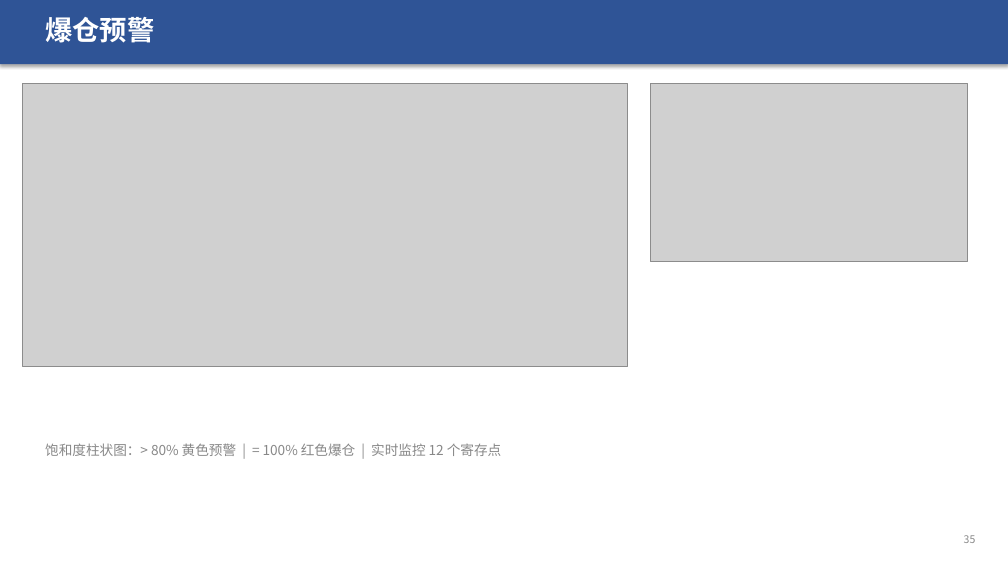
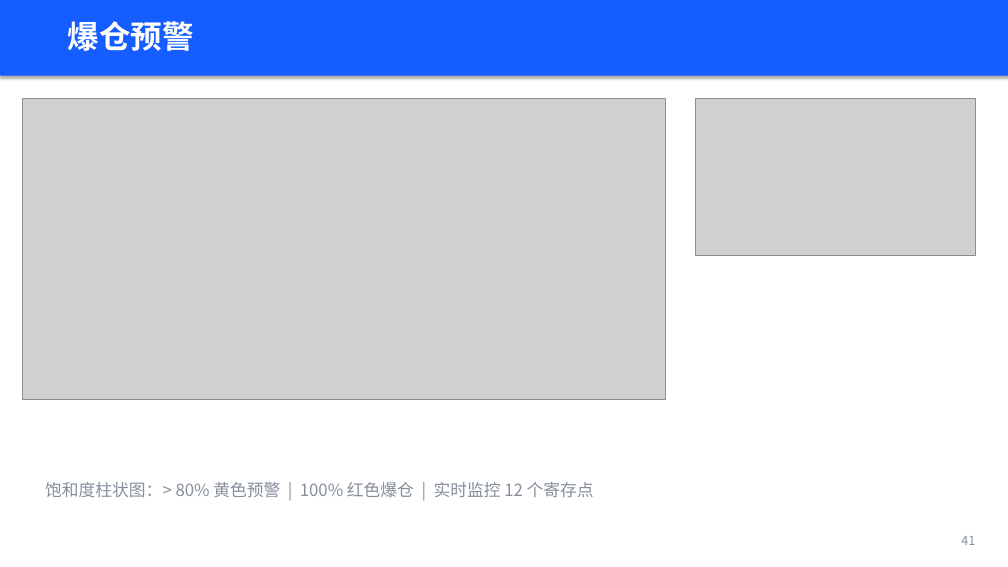
Before and after one commit to sou1maker/database, a slide deck: slide 41 of 校园外卖两段式配送系统_答辩汇报.pptx (slide 35 before the commit). Drawn at 1008x567 pixels with LibreOffice and Linux fonts; fonts in the diff are those of the drawing; grey boxes stand for pictures. Boxes give left, top, right and bottom in pixels: in the first picture for what was removed or moved away, otherwise in the second. Text is boxed around its words. In the diff, an @@ line names an element or a change of style, - is before the commit and + after.

```diff
--- a/校园外卖两段式配送系统_答辩汇报.pptx
+++ b/校园外卖两段式配送系统_答辩汇报.pptx
@@ rectangle resized from (x1=0, y1=0, x2=1008, y2=64) to (x1=0, y1=0, x2=1008, y2=76) @@
@@ rectangle at (x1=0, y1=0, x2=1008, y2=76): fill #2F5496 to #165DFF @@
@@ text "爆仓预警" moved from (x1=45, y1=17, x2=154, y2=43) to (x1=68, y1=21, x2=194, y2=51) @@
@@ text "爆仓预警" at (x1=68, y1=21, x2=194, y2=51): size 26 to 30 pt @@
@@ picture resized from (x1=23, y1=83, x2=628, y2=367) to (x1=23, y1=98, x2=665, y2=399) @@
@@ picture resized from (x1=650, y1=83, x2=968, y2=262) to (x1=696, y1=98, x2=975, y2=256) @@
@@ text at (x1=45, y1=482, x2=594, y2=498): text changed; size 13 to 16 pt; text colour #888888 to #86909C @@
-饱和度柱状图：> 80% 黄色预警 | = 100% 红色爆仓 | 实时监控 12 个寄存点
+饱和度柱状图：> 80% 黄色预警 | 100% 红色爆仓 | 实时监控 12 个寄存点
@@ text added at (x1=961, y1=536, x2=975, y2=545), 12 pt, text #86909C @@
+41
@@ text removed at (x1=964, y1=535, x2=976, y2=543) @@
-35
```
Also in this commit, not shown: 32 other slides changed, 14 slides added, 9 slides removed, 1 other file.
